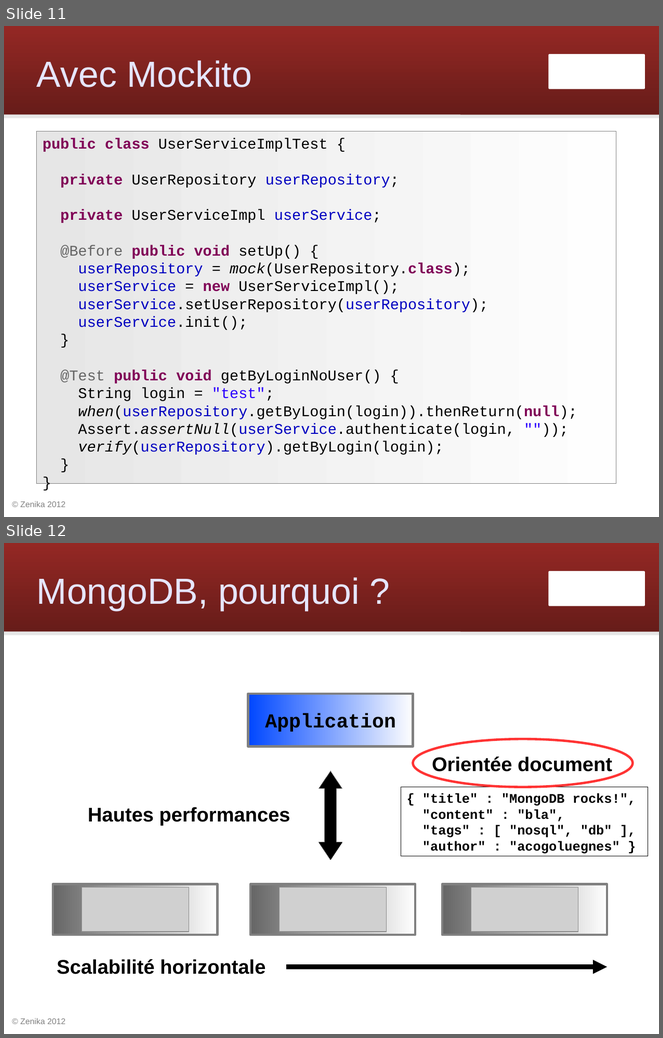
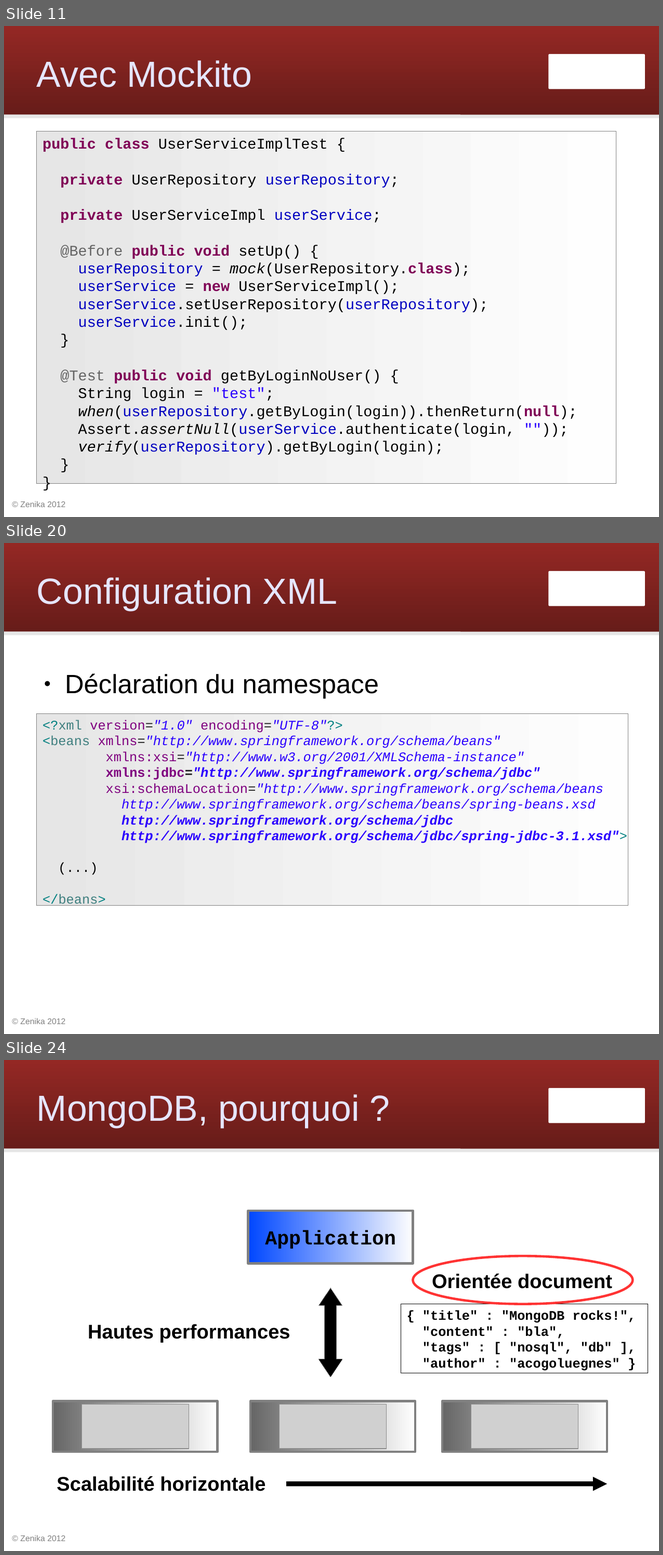
Before and after one commit to Zenika/workshop-spring-core, a slide deck: spring-workshop.odp. Shown one above the other, each under a label of ours: slides 11 and 12 before the commit, slides 11, 20 and 24 after it; the slides between them are not shown. The pictures are 663x1038 and 663x1555 pixels, drawn with LibreOffice and Linux fonts; fonts in the diff are those of the drawing; grey boxes stand for pictures; background and template pictures are left out. Boxes give left, top, right and bottom in pixels: in the first picture for what was removed or moved away, otherwise in the second. Text is boxed around its words. In the diff, an @@ line names an element or a change of style, - is before the commit and + after.

Commit message:
slides configuration XML

```diff
--- a/spring-workshop.odp
+++ b/spring-workshop.odp
@@ slide 20 added at box(4, 543, 659, 1034), background #FFFFFF; not listed: 4 template elements that a slide beside it also shows @@
@@ title added at box(37, 577, 338, 611), 44 pt, text #E6E6FF @@
+Configuration XML
@@ text added at box(65, 674, 379, 699), 32 pt, text #000000 @@
+● Déclaration du namespace
@@ rectangle added at box(37, 714, 629, 905), fill gradient #E6E6E6 to #FEFEFE, outline #808080 0 pt, 16 pt, text #2A00FF, italic @@
+<?xml version="1.0" encoding="UTF-8"?>
+<beans xmlns="http://www.springframework.org/schema/beans"
+xmlns:xsi="http://www.w3.org/2001/XMLSchema-instance"
+xmlns:jdbc="http://www.springframework.org/schema/jdbc"
+xsi:schemaLocation="http://www.springframework.org/schema/beans
+http://www.springframework.org/schema/beans/spring-beans.xsd
+http://www.springframework.org/schema/jdbc
+http://www.springframework.org/schema/jdbc/spring-jdbc-3.1.xsd">
+(...)
+</beans>
@@ what was slide 12 is now slide 24 @@
```
Also in this commit, not shown: 11 other slides added, 1 other file.
